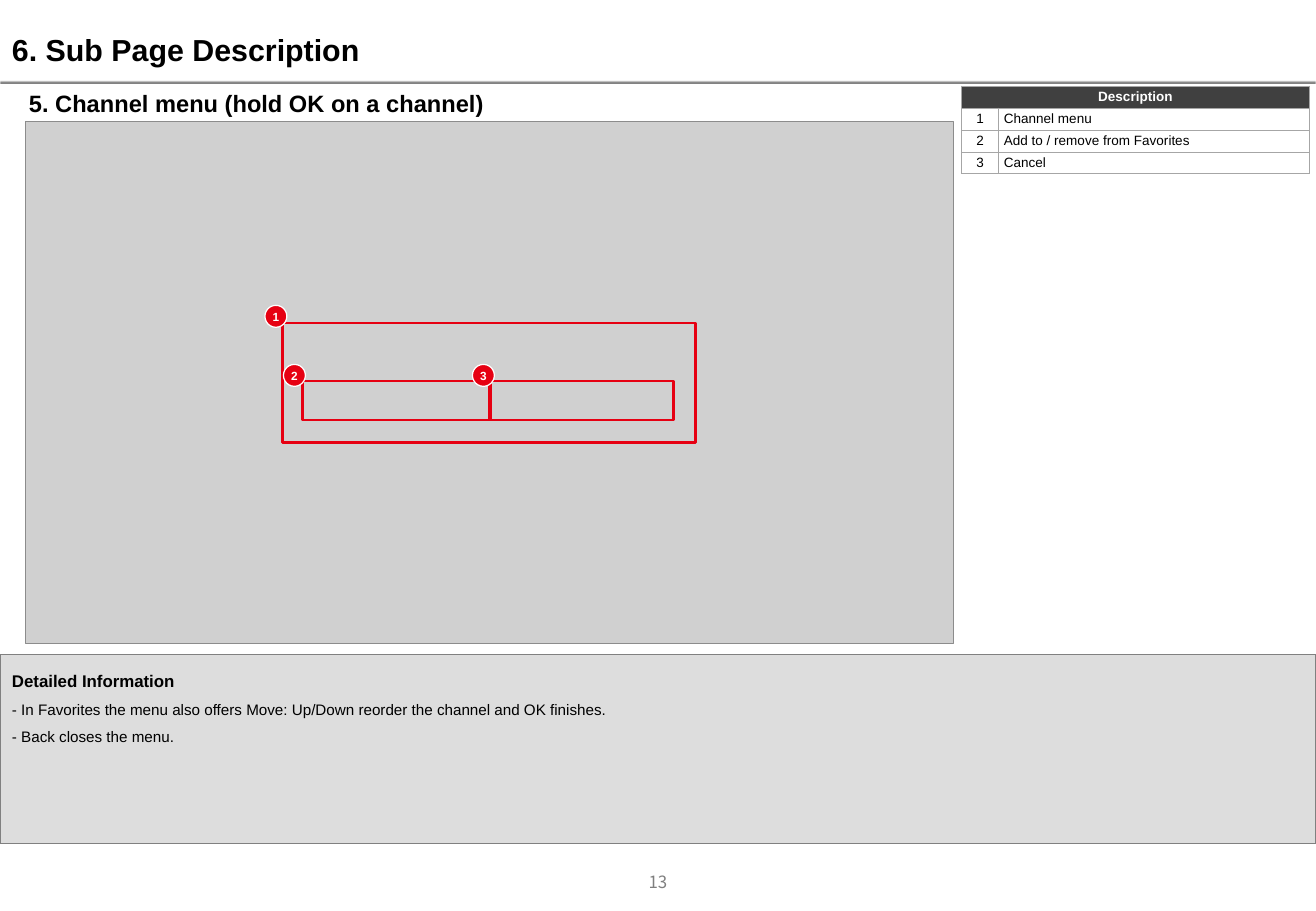
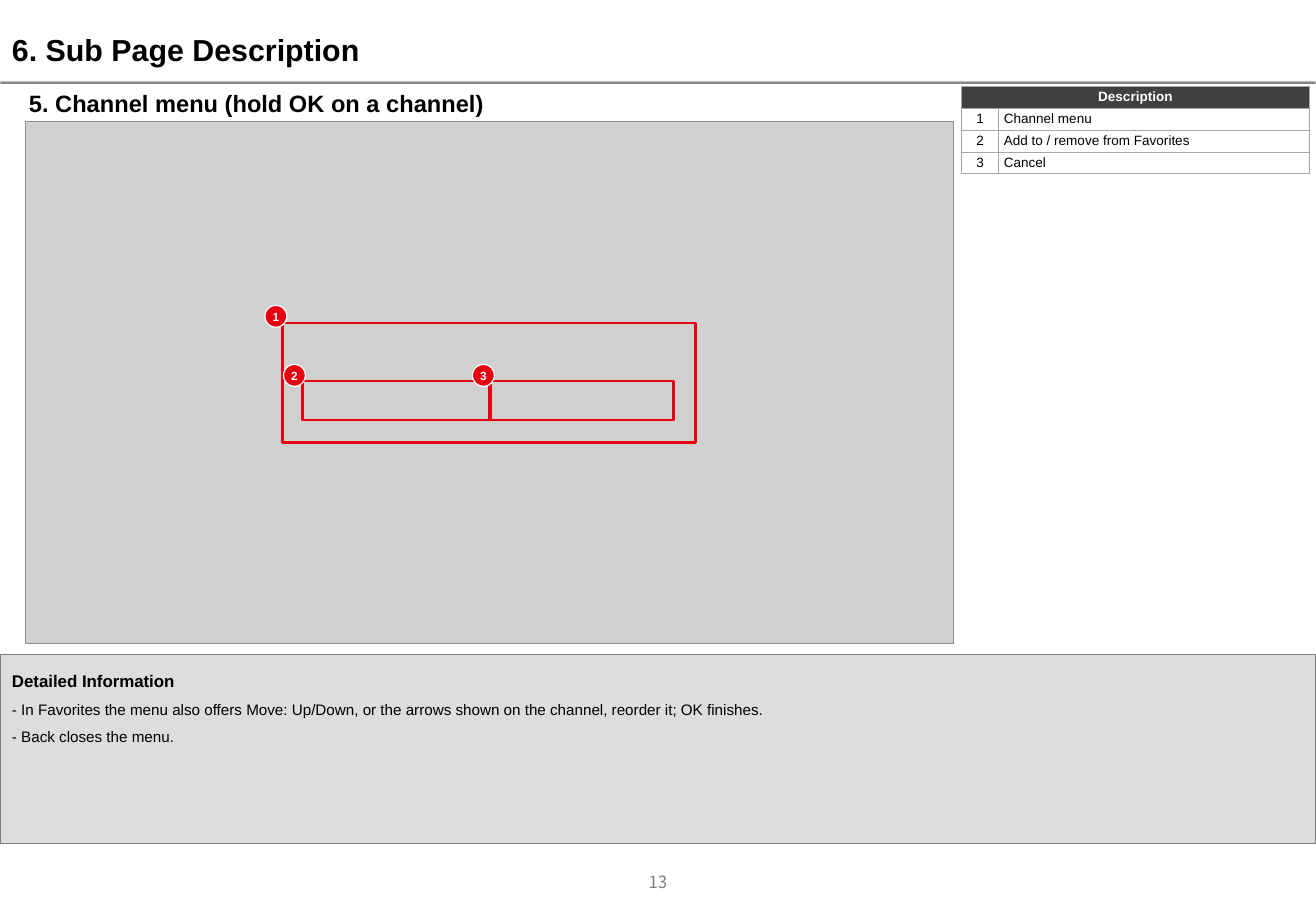
Before and after one commit to dazzling-no-more/zaplist, a slide deck: slide 13 of store/lg-qa/Zaplist_UX_Scenario_1.0.0.pptx. Drawn at 1316x911 pixels with LibreOffice and Linux fonts; fonts in the diff are those of the drawing; grey boxes stand for pictures; background and template pictures are left out. Boxes give left, top, right and bottom in pixels: in the first picture for what was removed or moved away, otherwise in the second. Text is boxed around its words. In the diff, an @@ line names an element or a change of style, - is before the commit and + after.

```diff
--- a/store/lg-qa/Zaplist_UX_Scenario_1.0.0.pptx
+++ b/store/lg-qa/Zaplist_UX_Scenario_1.0.0.pptx
@@ text in rectangle at [21, 704, 763, 718]: text changed @@
-- In Favorites the menu also offers Move: Up/Down reorder the channel and OK finishes.
+- In Favorites the menu also offers Move: Up/Down, or the arrows shown on the channel, reorder it; OK finishes.
```
Also in this commit, not shown: 1 other slide changed, 7 other files.
